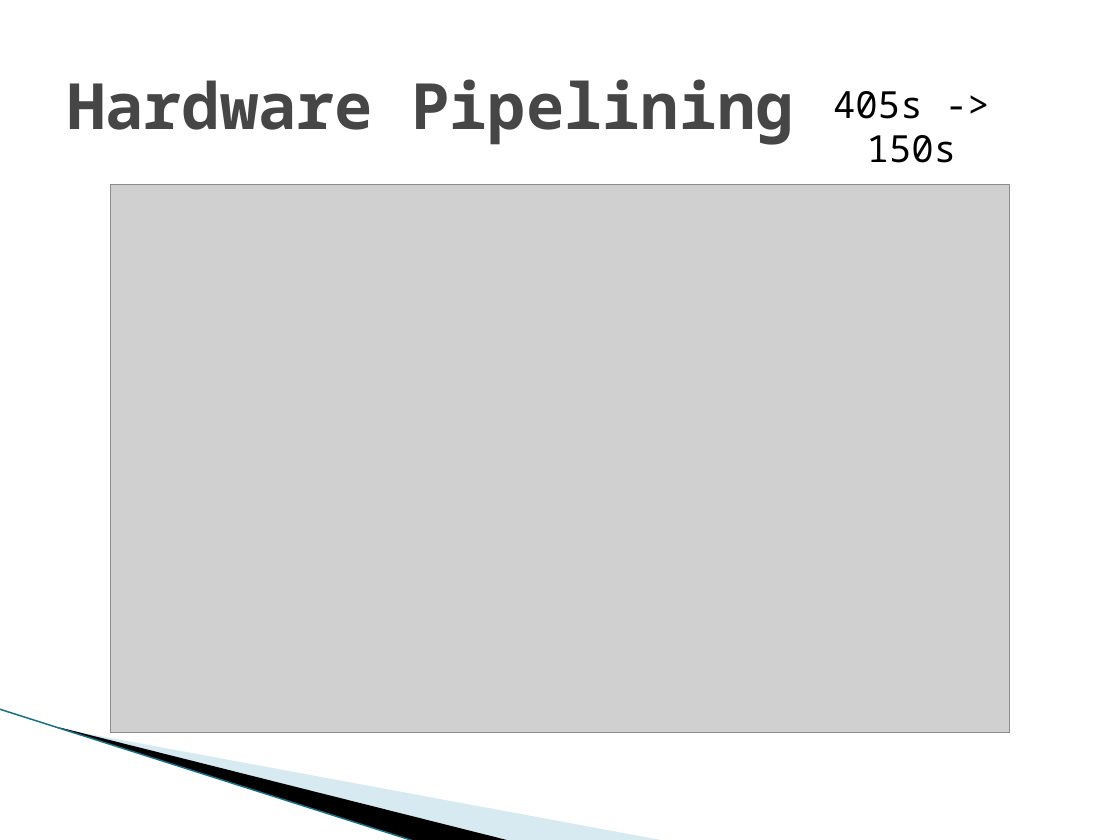
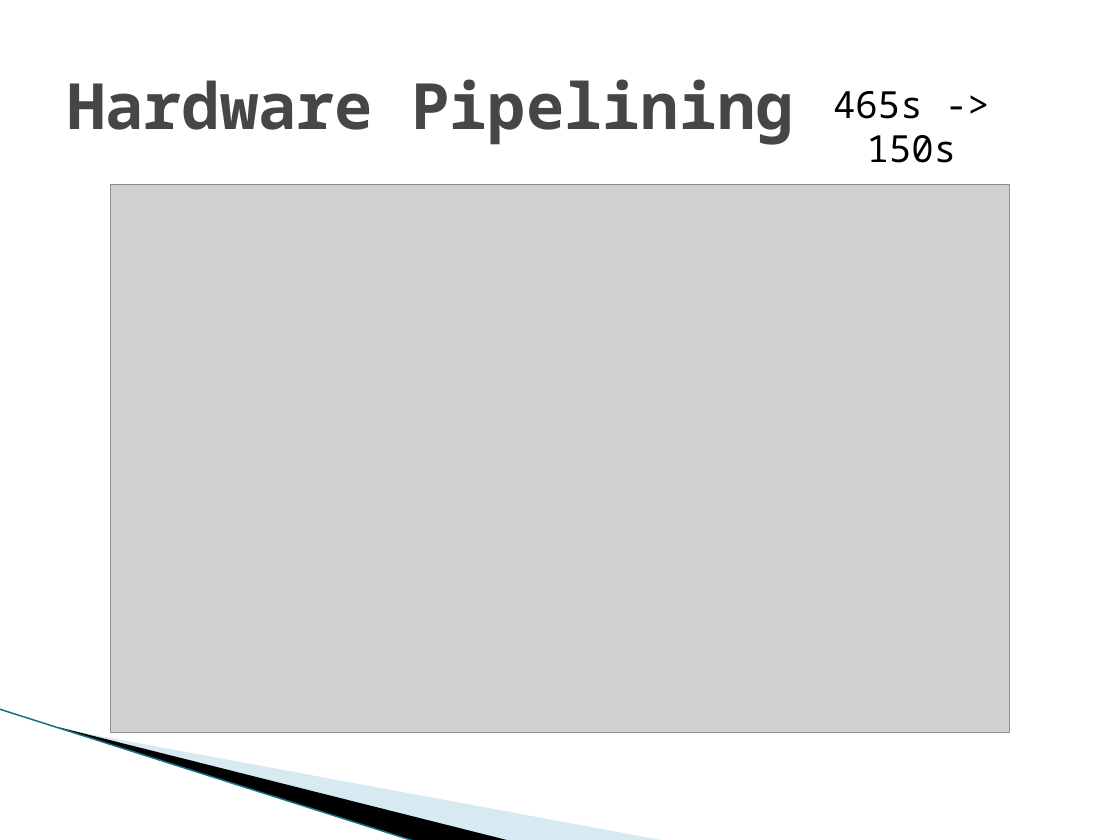
Before and after one commit to nz-Mark-Y/Object-Detection-SoC, a slide deck: slide 4 of documentation/Phase 3.pptx. Drawn at 1120x840 pixels with LibreOffice and Linux fonts; fonts in the diff are those of the drawing; grey boxes stand for pictures; background and template pictures are left out. Boxes give left, top, right and bottom in pixels: in the first picture for what was removed or moved away, otherwise in the second. Text is boxed around its words. In the diff, an @@ line names an element or a change of style, - is before the commit and + after.

```diff
--- a/documentation/Phase 3.pptx
+++ b/documentation/Phase 3.pptx
@@ text at (833,91,957,163): text changed @@
-405s -> 150s
+465s -> 150s
```
Also in this commit, not shown: 4 other slides changed, 1 slide removed.
